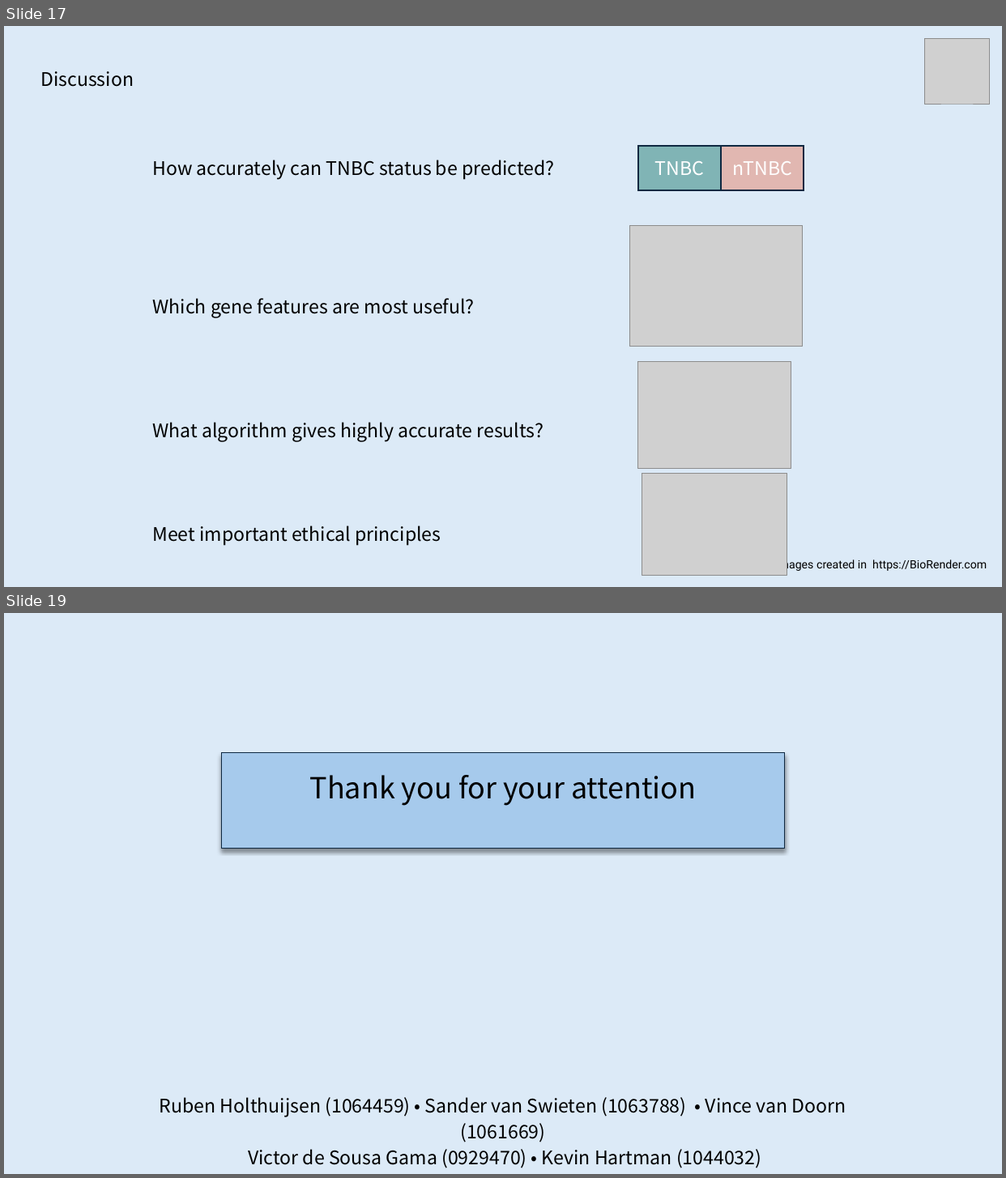
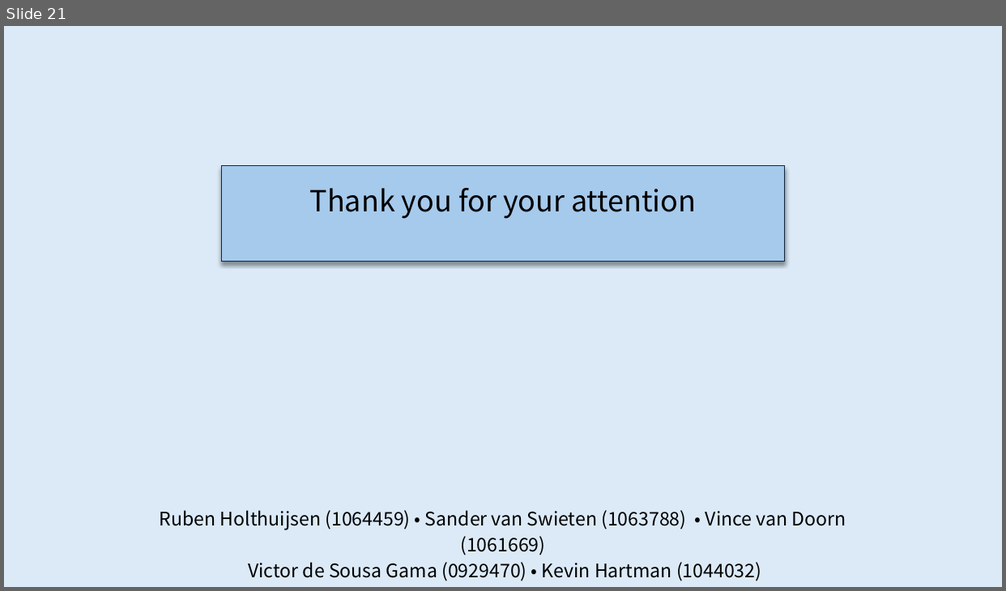
Before and after one commit to rhlt/tnbc, a slide deck: CapstoneProject_FinalPresentation.pptx. Shown one above the other, each under a label of ours: slides 17 and 19 before the commit, slide 21 after it; the slides between them are not shown. The pictures are 1006x1178 and 1006x591 pixels, drawn with LibreOffice and Linux fonts; fonts in the diff are those of the drawing; grey boxes stand for pictures. Boxes give left, top, right and bottom in pixels: in the first picture for what was removed or moved away, otherwise in the second. Text is boxed around its words. In the diff, an @@ line names an element or a change of style, - is before the commit and + after.

```diff
--- a/CapstoneProject_FinalPresentation.pptx
+++ b/CapstoneProject_FinalPresentation.pptx
@@ slide 17 removed at [4, 26, 1002, 587], background #DCEAF7 @@
@@ picture removed at [925, 39, 990, 104] @@
@@ text removed at [40, 71, 134, 87] @@
-Discussion
@@ rectangle removed at [638, 146, 721, 190] @@
-TNBC
@@ rectangle removed at [721, 146, 804, 190] @@
-nTNBC
@@ text removed at [152, 160, 554, 179] @@
-How accurately can TNBC status be predicted?
@@ picture removed at [630, 226, 803, 347] @@
@@ text removed at [152, 298, 475, 318] @@
-Which gene features are most useful?
@@ picture removed at [638, 361, 791, 468] @@
@@ text removed at [152, 422, 544, 442] @@
-What algorithm gives highly accurate results?
@@ picture removed at [641, 474, 787, 575] @@
@@ text removed at [152, 526, 441, 546] @@
-Meet important ethical principles
@@ text removed at [776, 558, 987, 573] @@
-Images created in https://BioRender.com
@@ what was slide 19 is now slide 21 @@
```
Also in this commit, not shown: 15 slides changed, 4 slides added, 1 other slide removed, 1 other file.
